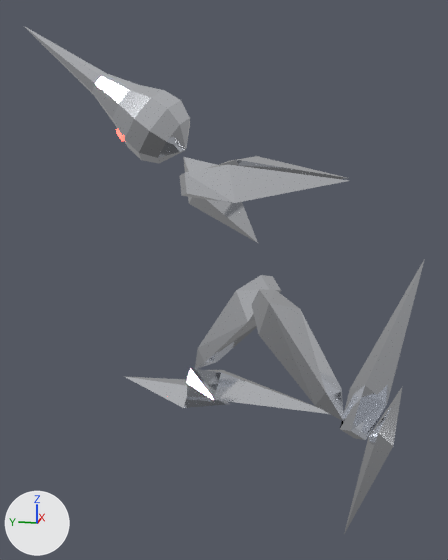
Renders of the Blender file art/mercury.blend from each side of a commit.
One viewpoint serves both versions: a 50 mm camera at (-2.89, -0.38, 2.33) aimed at (-0.16, 0.17, 1.65). Every picture has the same lights, and +X, +Y and +Z are marked at lower left. The older version comes first. Both versions are drawn at frame 9 of the action 'run_thigh_L'; the numbers are the values there.

Objects in the first picture: 'arm_L', 'arm_R', 'chest', 'head', 'shin_L', 'shin_R', 'thigh_L', 'thigh_R' and 1 more.
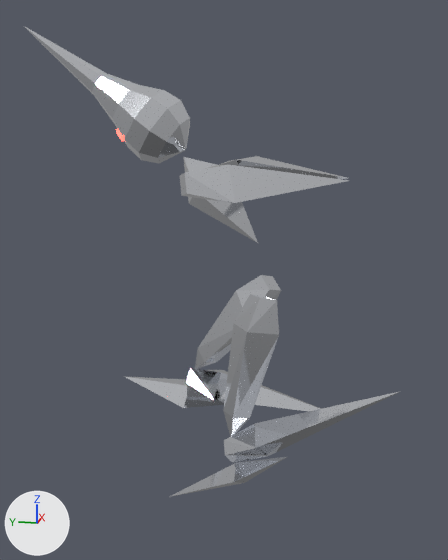
Pixel boxes (x1, y1, x2, y2) of what changed, in the pictures (448 x 560 px):
'shin_L', turned
    before: (340, 259, 425, 534)
    after: (170, 391, 401, 497)
'thigh_L', turned
    before: (252, 289, 344, 420)
    after: (223, 294, 279, 437)

The change, as a list of edits to the scene's bpy script:
```text
Change ob_thigh_l:
    ob_thigh_l.rotation_euler: (-0.454, 0.698, 0.0) -> (0.384, 0.244, 0.0)  # degrees (-26, 40, 0) -> degrees (22, 14, 0)
```
